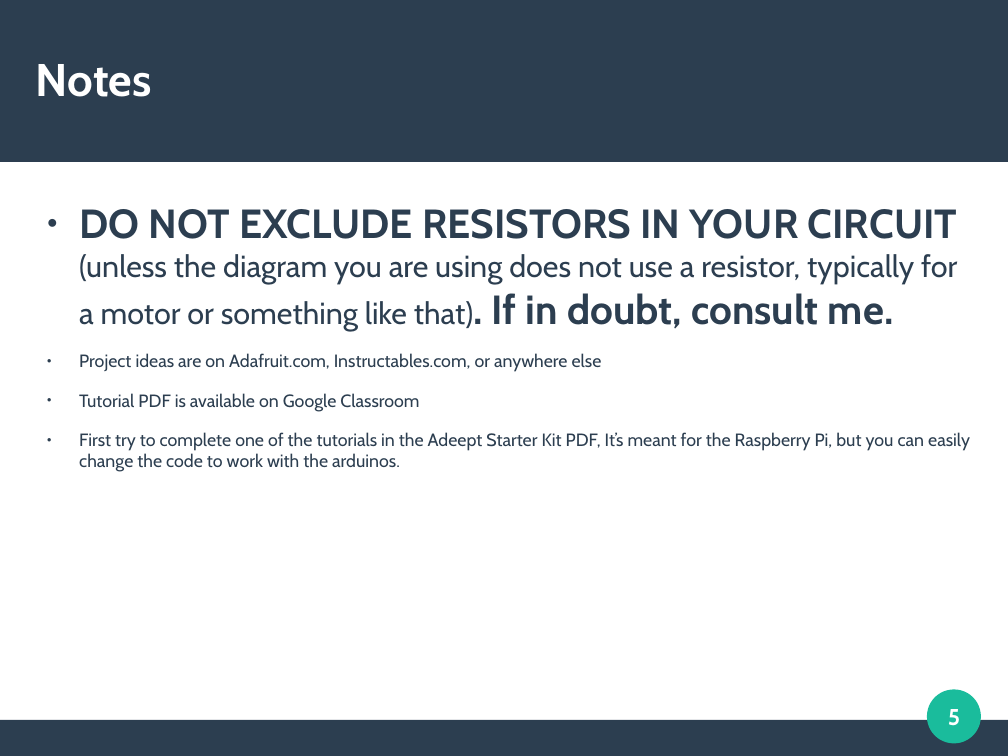
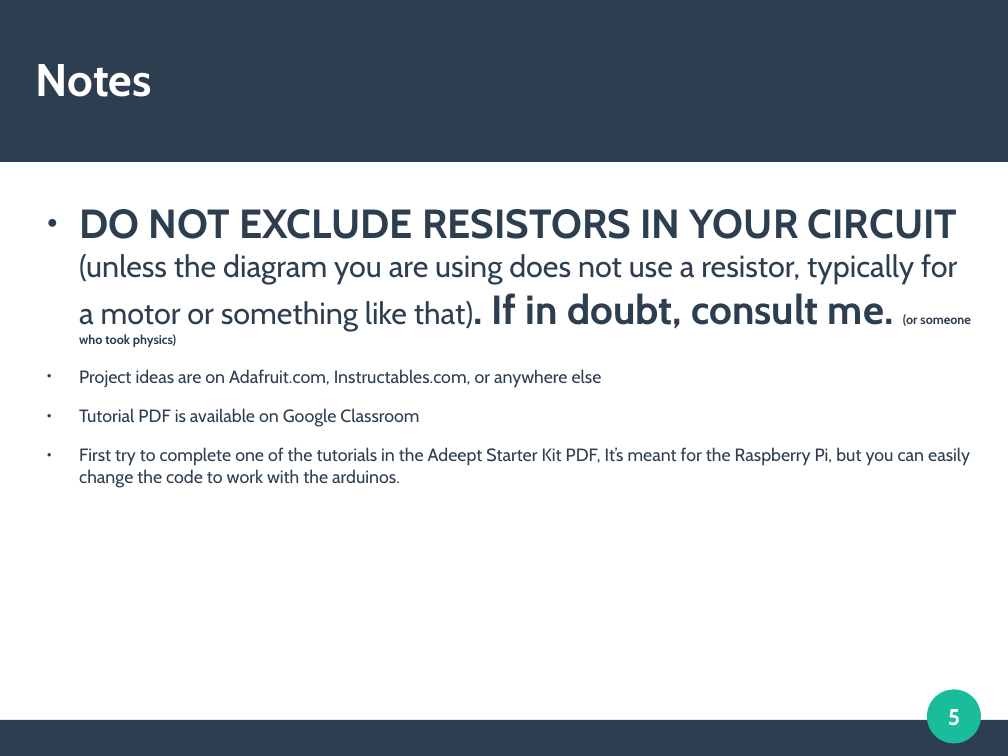
Before and after one commit to DuongTyler/CppCrashCourse, a slide deck: slide 5 of CPP.odp. Drawn at 1008x756 pixels with LibreOffice and Linux fonts; fonts in the diff are those of the drawing. Boxes give left, top, right and bottom in pixels: in the first picture for what was removed or moved away, otherwise in the second. Text is boxed around its words. In the diff, an @@ line names an element or a change of style, - is before the commit and + after.

```diff
--- a/CPP.odp
+++ b/CPP.odp
@@ text at (79,209,971,347): text changed @@
-● DO NOT EXCLUDE RESISTORS IN YOUR CIRCUIT (unless the diagram you are using does not use a resistor, typically for a motor or something like that). If in doubt, consult me.
+● DO NOT EXCLUDE RESISTORS IN YOUR CIRCUIT (unless the diagram you are using does not use a resistor, typically for a motor or something like that). If in doubt, consult me. (or someone who took physics)
```
Also in this commit, not shown: 2 other slides changed, 1 other file.
